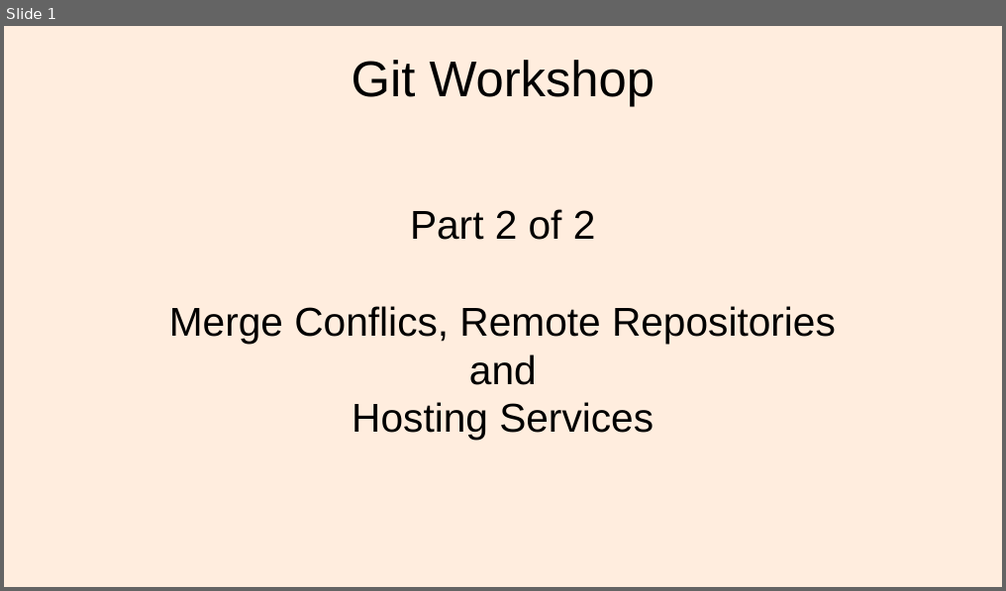
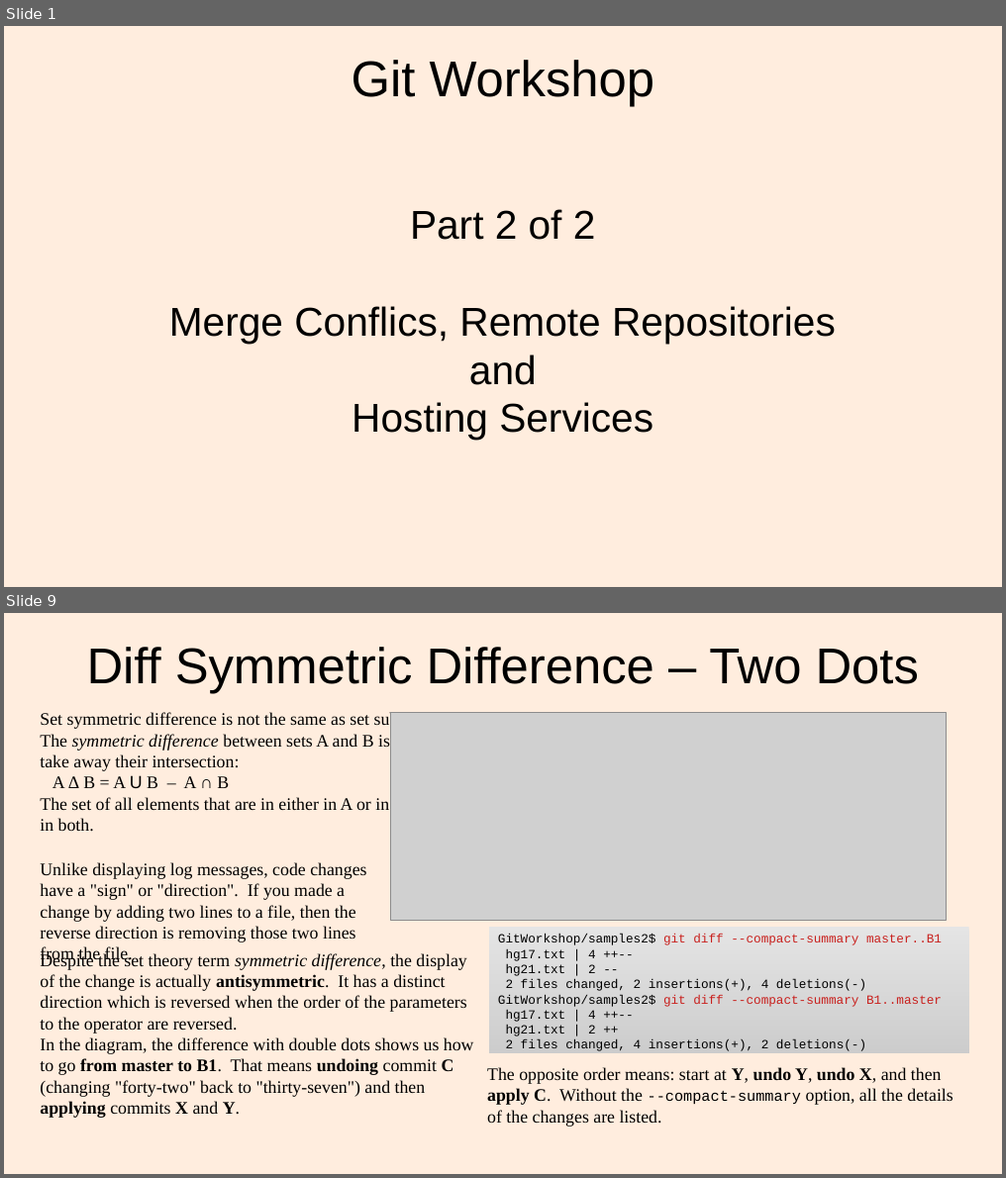
Before and after one commit to lacounty-isab/workshops, a slide deck: git/GitWorkshop2.odp. Shown one above the other, each under a label of ours: slide 1 before the commit, slides 1 and 9 after it; the slides between them are not shown. The pictures are 1006x591 and 1006x1178 pixels, drawn with LibreOffice and Linux fonts; fonts in the diff are those of the drawing; grey boxes stand for pictures. Boxes give left, top, right and bottom in pixels: in the first picture for what was removed or moved away, otherwise in the second. Text is boxed around its words. In the diff, an @@ line names an element or a change of style, - is before the commit and + after.

```diff
--- a/git/GitWorkshop2.odp
+++ b/git/GitWorkshop2.odp
@@ slide 9 added at <box>4,613,1002,1174</box>, background #FFEDDE @@
@@ title added at <box>87,647,919,694</box>, 40 pt, text #000000 @@
+Diff Symmetric Difference – Two Dots
@@ text added at <box>40,712,457,832</box>, 14 pt, text #000000 @@
+Set symmetric difference is not the same as set subtraction. The symmetric difference between sets A and B is their union take away their intersection:
+A ∆ B = A U B – A ∩ B
+The set of all elements that are in either in A or in B, but not in both.
@@ picture added at <box>391,713,945,921</box> @@
@@ text added at <box>40,862,366,964</box>, 14 pt, text #000000 @@
+Unlike displaying log messages, code changes have a "sign" or "direction". If you made a change by adding two lines to a file, then the reverse direction is removing those two lines from the file.
@@ rectangle added at <box>489,926,969,1054</box>, fill gradient #E5E5E5 to #E4E4E4 to #E3E3E3, 10 pt, text #000000 @@
+GitWorkshop/samples2$ git diff --compact-summary master..B1
+hg17.txt | 4 ++--
+hg21.txt | 2 --
+2 files changed, 2 insertions(+), 4 deletions(-)
+GitWorkshop/samples2$ git diff --compact-summary B1..master
+hg17.txt | 4 ++--
+hg21.txt | 2 ++
+2 files changed, 4 insertions(+), 2 deletions(-)
@@ text added at <box>40,953,474,1118</box>, 14 pt, text #000000 @@
+Despite the set theory term symmetric difference, the display of the change is actually antisymmetric. It has a distinct direction which is reversed when the order of the parameters to the operator are reversed.
+In the diagram, the difference with double dots shows us how to go from master to B1. That means undoing commit C (changing "forty-two" back to "thirty-seven") and then applying commits X and Y.
@@ text added at <box>487,1067,952,1127</box>, 14 pt, text #000000 @@
+The opposite order means: start at Y, undo Y, undo X, and then apply C. Without the --compact-summary option, all the details of the changes are listed.
```
Also in this commit, not shown: 3 slides changed, 9 other slides added, 22 other files.
